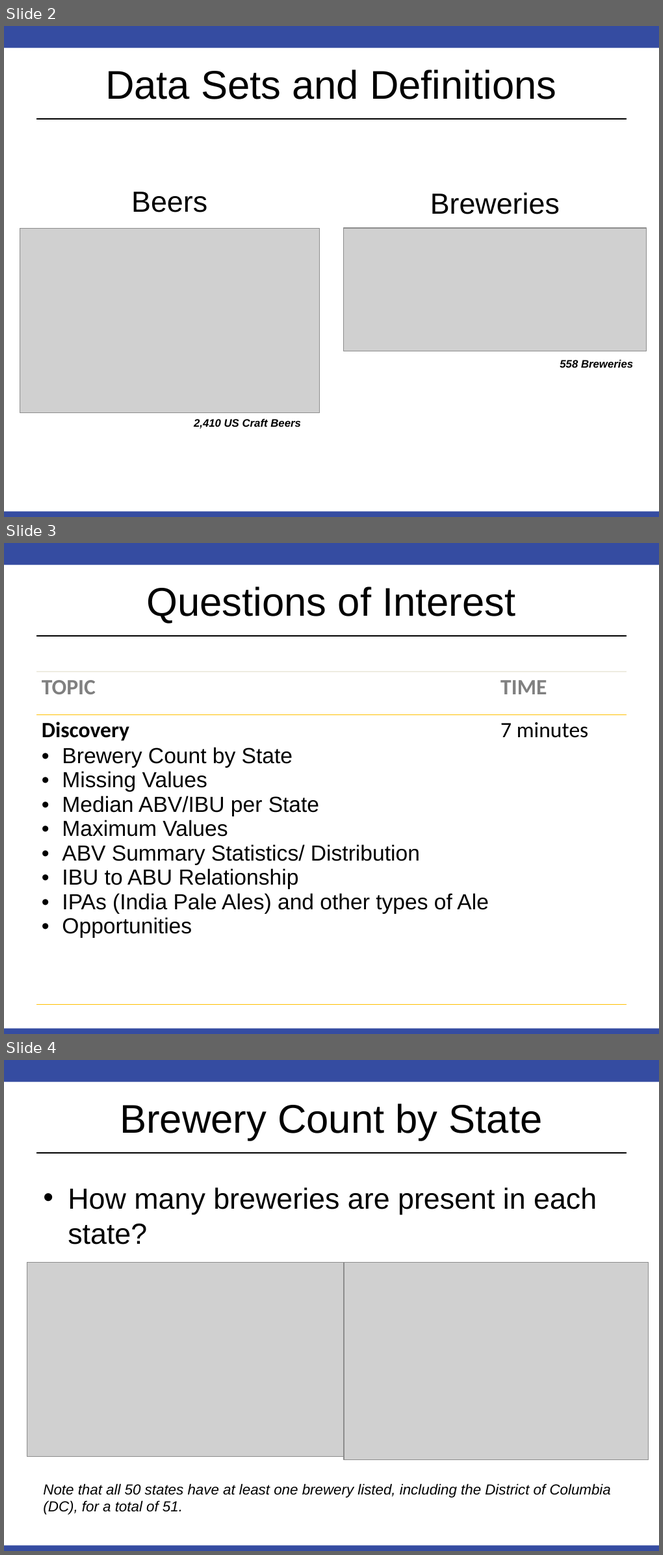
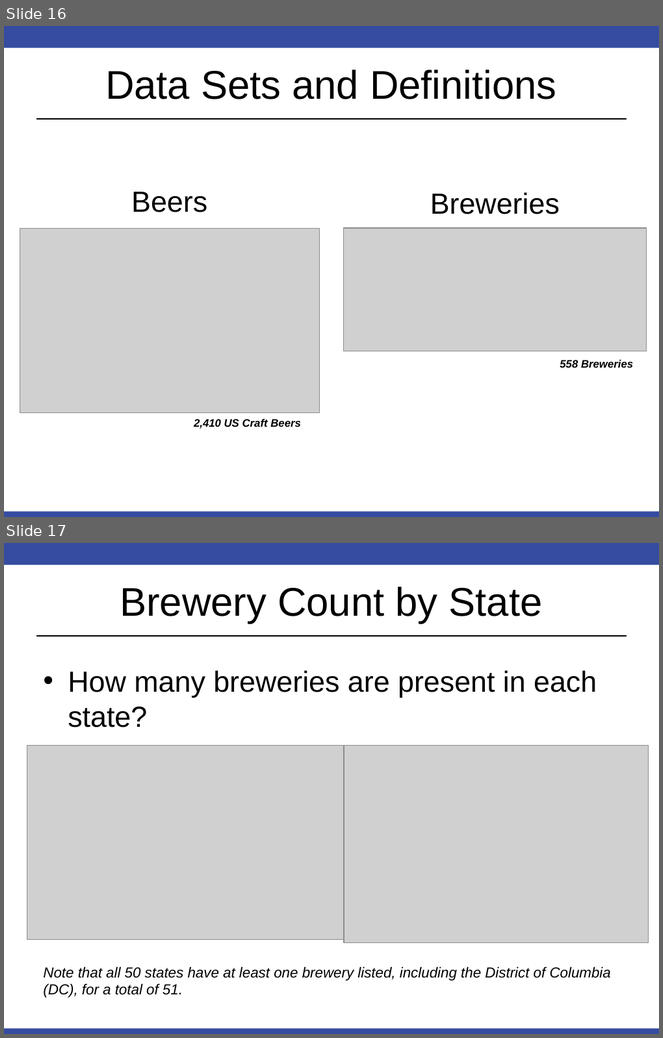
Before and after one commit to RobinsonCW/USWildfireAnalysis, a slide deck: presentation/DS7346_Cloud_Computing_Presentation.pptx. Shown one above the other, each under a label of ours: slides 2, 3 and 4 before the commit, slides 16 and 17 after it. The pictures are 663x1555 and 663x1038 pixels, drawn with LibreOffice and Linux fonts; fonts in the diff are those of the drawing; grey boxes stand for pictures. Boxes give left, top, right and bottom in pixels: in the first picture for what was removed or moved away, otherwise in the second. Text is boxed around its words. In the diff, an @@ line names an element or a change of style, - is before the commit and + after.

```diff
--- a/presentation/DS7346_Cloud_Computing_Presentation.pptx
+++ b/presentation/DS7346_Cloud_Computing_Presentation.pptx
@@ slide 3 removed at <box>4,543,659,1034</box>, background #FFFFFF; not listed: 3 template elements that a slide beside it also shows @@
@@ title removed at <box>147,587,516,624</box> @@
-Questions of Interest
@@ table removed at <box>36,672,627,1005</box>, 2 rows, 2 columns @@
-TOPIC | TIME
-Discovery / Brewery Count by State / Missing Values / Median ABV/IBU per State / Maximum Values / ABV Summary Statistics/ Distribution / IBU to ABU Relationship / IPAs (India Pale Ales) and other types of Ale / Opportunities | 7 minutes
@@ what was slide 2 is now slide 16 @@
@@ what was slide 4 is now slide 17 @@
```
Also in this commit, not shown: 13 slides added, 4 other slides removed.
